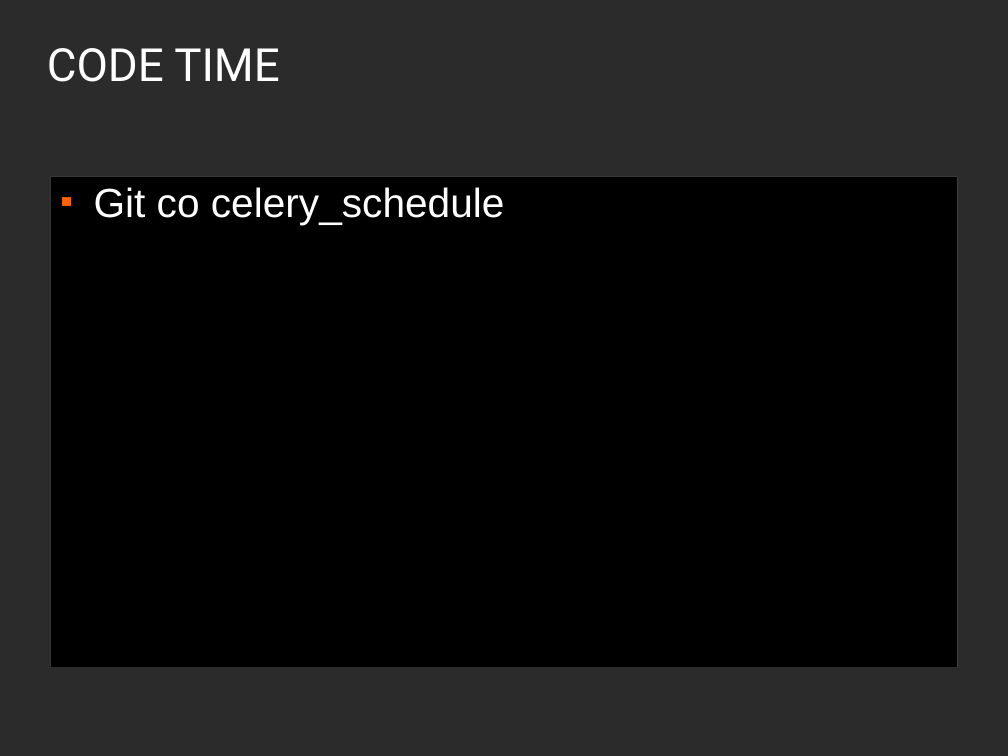
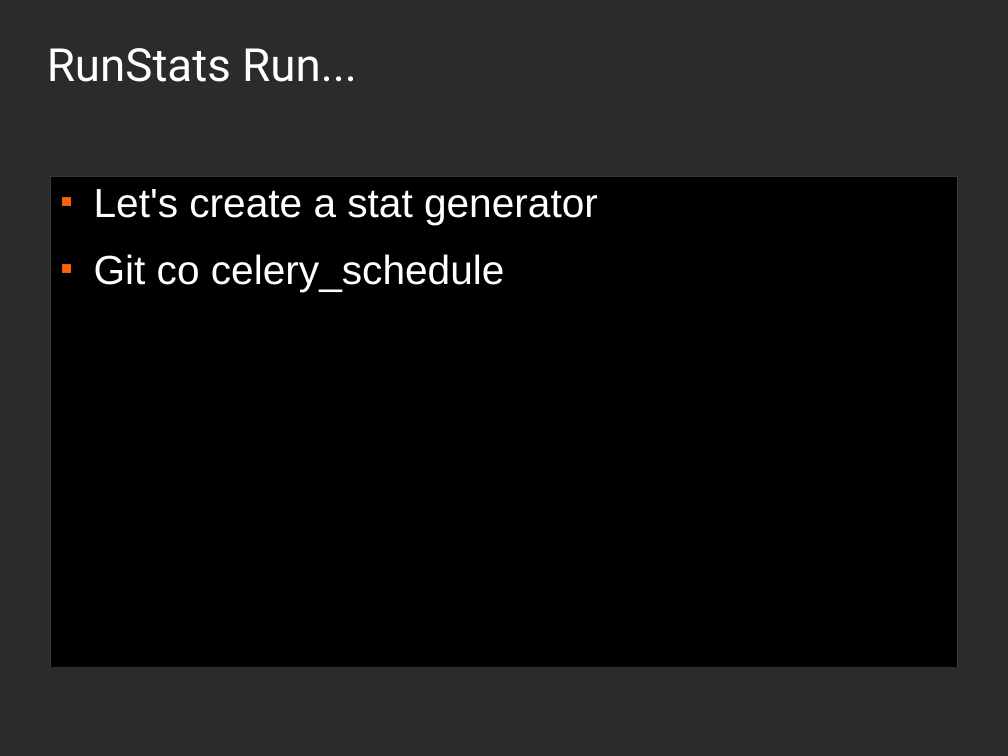
Before and after one commit to mitechie/celerytalk, a slide deck: slide 46 of headshrinker/codemash.odp. Drawn at 1008x756 pixels with LibreOffice and Linux fonts; fonts in the diff are those of the drawing; background and template pictures are left out; a plain dark background stands for a picture behind light text. Boxes give left, top, right and bottom in pixels: in the first picture for what was removed or moved away, otherwise in the second. Text is boxed around its words. In the diff, an @@ line names an element or a change of style, - is before the commit and + after.

```diff
--- a/headshrinker/codemash.odp
+++ b/headshrinker/codemash.odp
@@ title at (47,48,357,82): text changed @@
-CODE TIME
+RunStats Run...
@@ text at (94,189,598,225): paragraph added @@
+■ Let's create a stat generator
```
